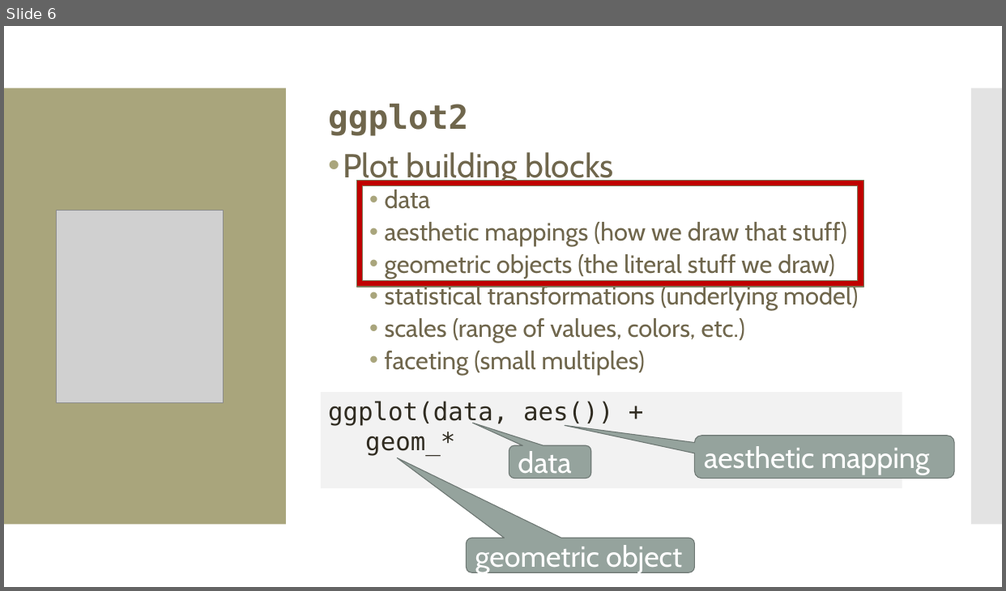
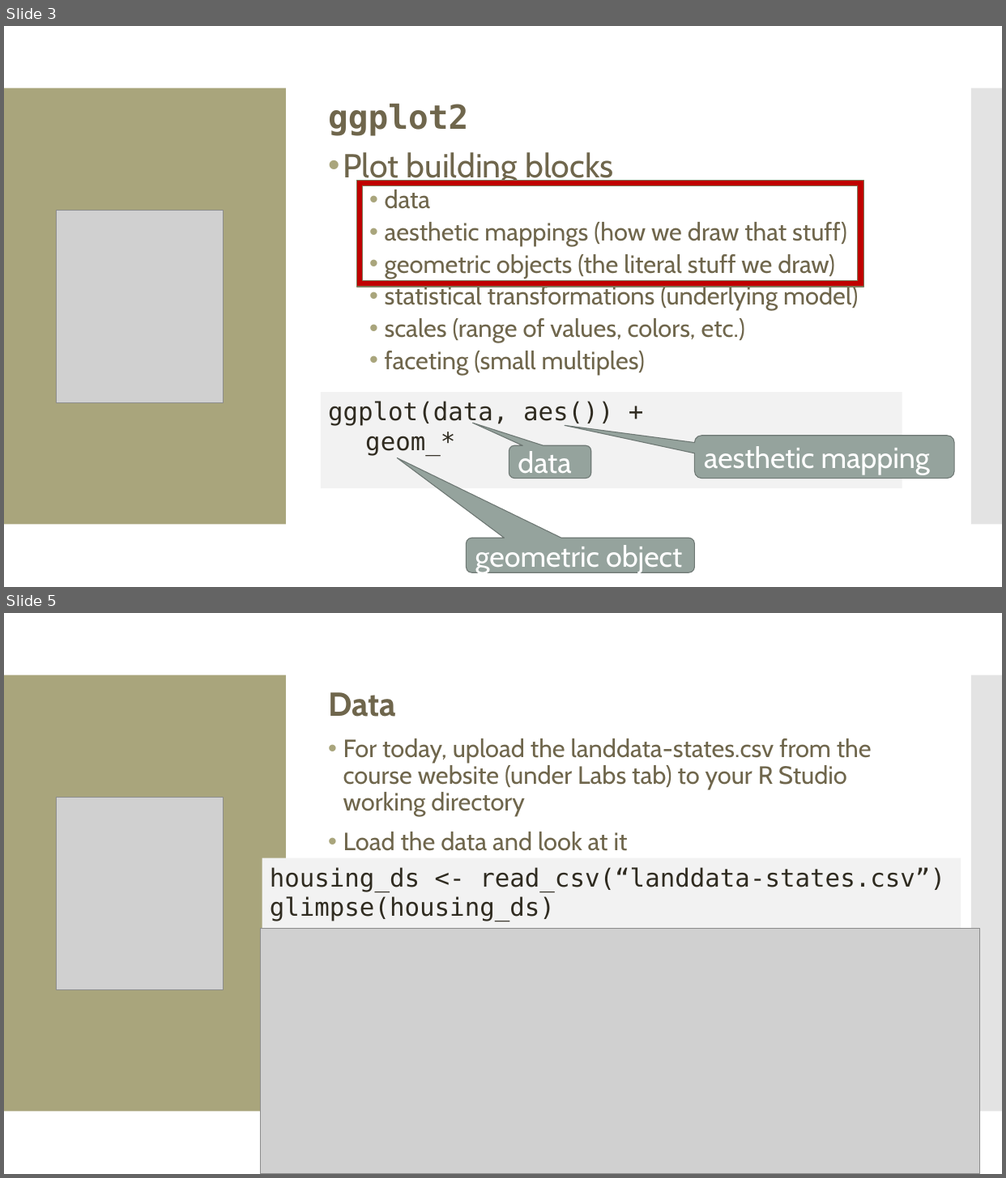
Before and after one commit to amosca01/Intro-DS-F23, a slide deck: slides/07-grammar-of-graphics-color.pptx. Shown one above the other, each under a label of ours: slide 6 before the commit, slides 3 and 5 after it; the slides between them are not shown. The pictures are 1006x591 and 1006x1178 pixels, drawn with LibreOffice and Linux fonts; fonts in the diff are those of the drawing; grey boxes stand for pictures. Boxes give left, top, right and bottom in pixels: in the first picture for what was removed or moved away, otherwise in the second. Text is boxed around its words. In the diff, an @@ line names an element or a change of style, - is before the commit and + after.

```diff
--- a/slides/07-grammar-of-graphics-color.pptx
+++ b/slides/07-grammar-of-graphics-color.pptx
@@ slide 5 added at <box>4,613,1002,1174</box>, background #FFFFFF; not listed: 2 template elements that a slide beside it also shows @@
@@ text added at <box>328,692,872,851</box>, 24 pt, text #6F664C @@
+Data
+• For today, upload the landdata-states.csv from the course website (under Labs tab) to your R Studio working directory
+• Load the data and look at it
@@ picture added at <box>57,797,223,990</box> @@
@@ rectangle added at <box>262,858,961,929</box>, fill #F2F2F2, 24 pt, text #2F2B20 @@
+housing_ds <- read_csv(“landdata-states.csv”)
+glimpse(housing_ds)
@@ picture added at <box>260,928,980,1174</box> @@
@@ what was slide 6 is now slide 3 @@
```
Also in this commit, not shown: 3 slides changed, 19 other slides added, 5 slides removed, 4 other files.
